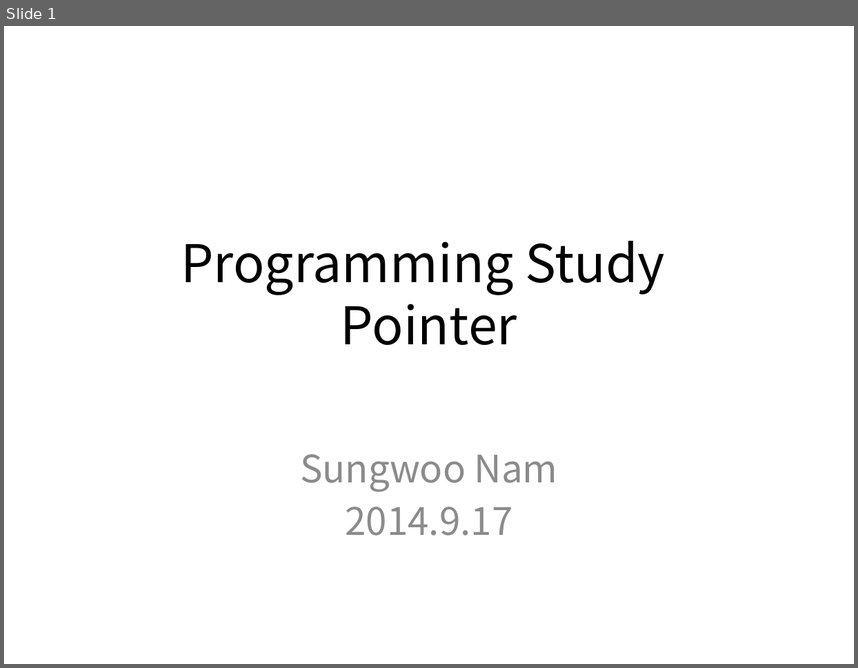
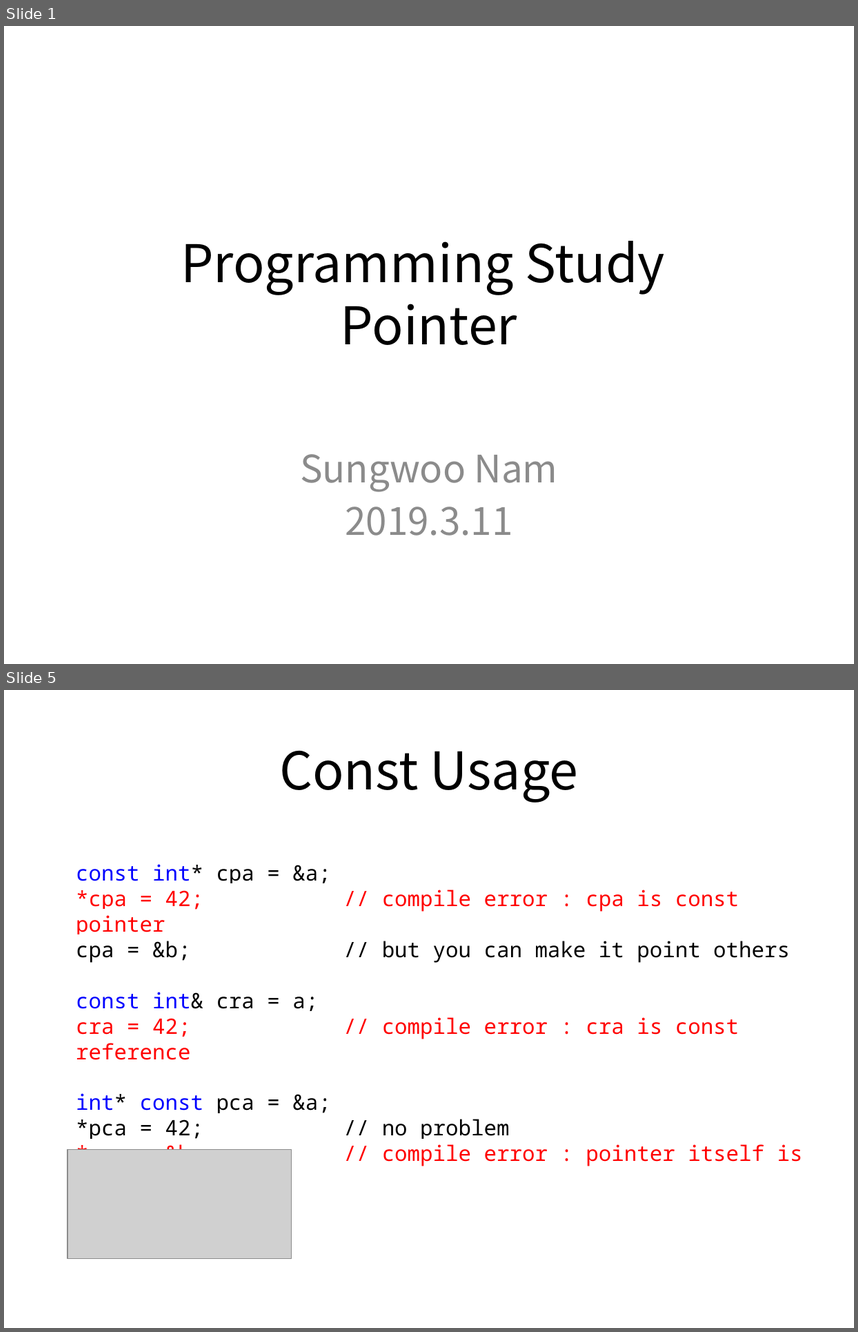
Before and after one commit to SungwooNam/ProgrammingStudy, a slide deck: src/Documents/Programming Study - Pointers.pptx. Shown one above the other, each under a label of ours: slide 1 before the commit, slides 1 and 5 after it; the slides between them are not shown. The pictures are 858x668 and 858x1332 pixels, drawn with LibreOffice and Linux fonts; fonts in the diff are those of the drawing; grey boxes stand for pictures. Boxes give left, top, right and bottom in pixels: in the first picture for what was removed or moved away, otherwise in the second. Text is boxed around its words. In the diff, an @@ line names an element or a change of style, - is before the commit and + after.

```diff
--- a/src/Documents/Programming Study - Pointers.pptx
+++ b/src/Documents/Programming Study - Pointers.pptx
@@ slide 5 added at (x1=4, y1=690, x2=854, y2=1328), background #FFFFFF @@
@@ title added at (x1=279, y1=751, x2=579, y2=802), 44 pt, text #000000 @@
+Const Usage
@@ text added at (x1=76, y1=864, x2=803, y2=1166), 18 pt, text #FF0000 @@
+const int* cpa = &a;
+*cpa = 42; // compile error : cpa is const pointer
+cpa = &b; // but you can make it point others
+const int& cra = a;
+cra = 42; // compile error : cra is const reference
+int* const pca = &a;
+*pca = 42; // no problem
+*pca = &b; // compile error : pointer itself is const
@@ picture added at (x1=67, y1=1149, x2=292, y2=1258) @@
@@ slide 1 changed as well @@
@@ subtitle at (x1=345, y1=506, x2=513, y2=535): text changed @@
-2014.9.17
+2019.3.11
```
Also in this commit, not shown: 9 other slides added, 7 slides removed, 5 other files.
